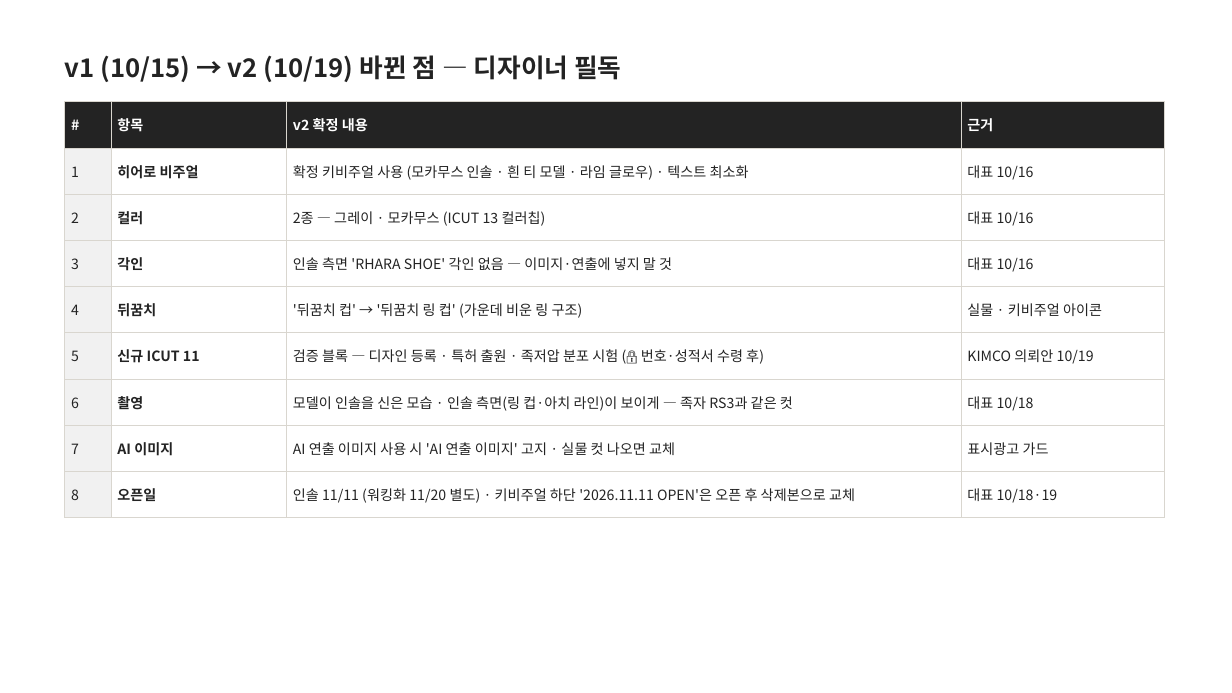
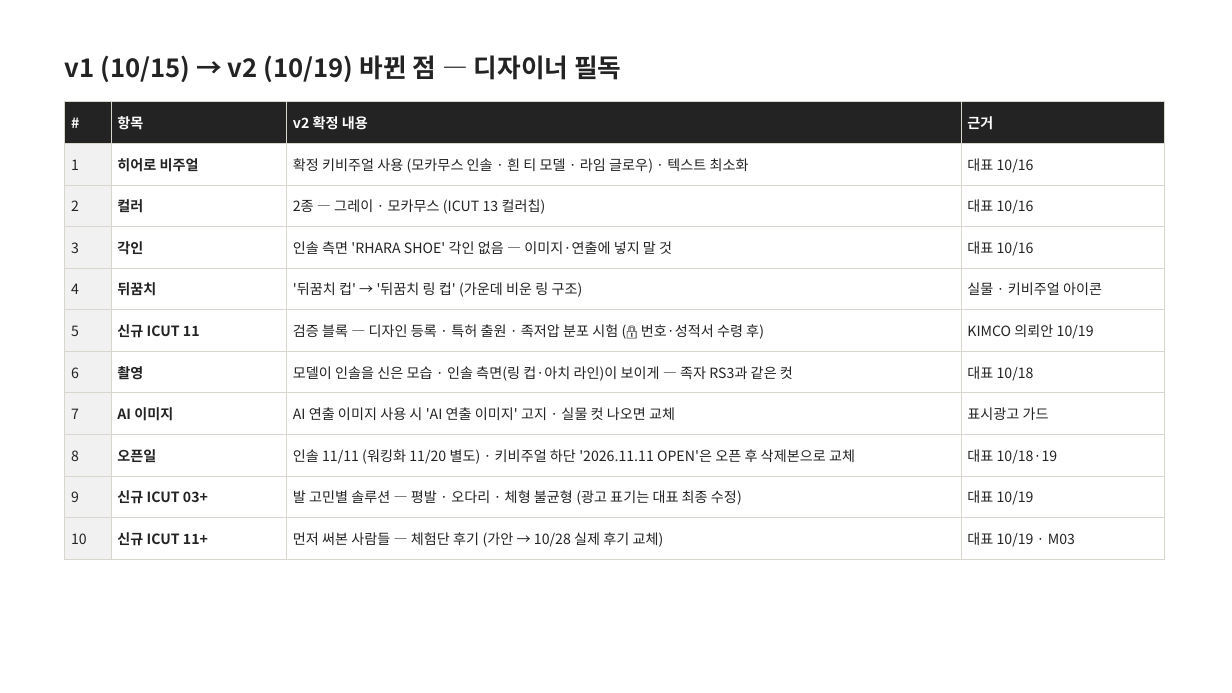
Before and after one commit to ydcompany89/harness-system, a slide deck: slide 2 of launch/rs/design/detail-handoff/rs-insole-detail-v2.pptx. Drawn at 1232x693 pixels with LibreOffice and Linux fonts; fonts in the diff are those of the drawing. Boxes give left, top, right and bottom in pixels: in the first picture for what was removed or moved away, otherwise in the second. Text is boxed around its words. In the diff, an @@ line names an element or a change of style, - is before the commit and + after.

```diff
--- a/launch/rs/design/detail-handoff/rs-insole-detail-v2.pptx
+++ b/launch/rs/design/detail-handoff/rs-insole-detail-v2.pptx
@@ table at <box>65,102,1165,551</box> @@
+row 10: 9 | 신규 ICUT 03+ | 발 고민별 솔루션 — 평발 · 오다리 · 체형 불균형 (광고 표기는 대표 최종 수정) | 대표 10/19
+row 11: 10 | 신규 ICUT 11+ | 먼저 써본 사람들 — 체험단 후기 (가안 → 10/28 실제 후기 교체) | 대표 10/19 · M03
```
Also in this commit, not shown: 16 other slides changed, 2 slides added, 2 other files.
